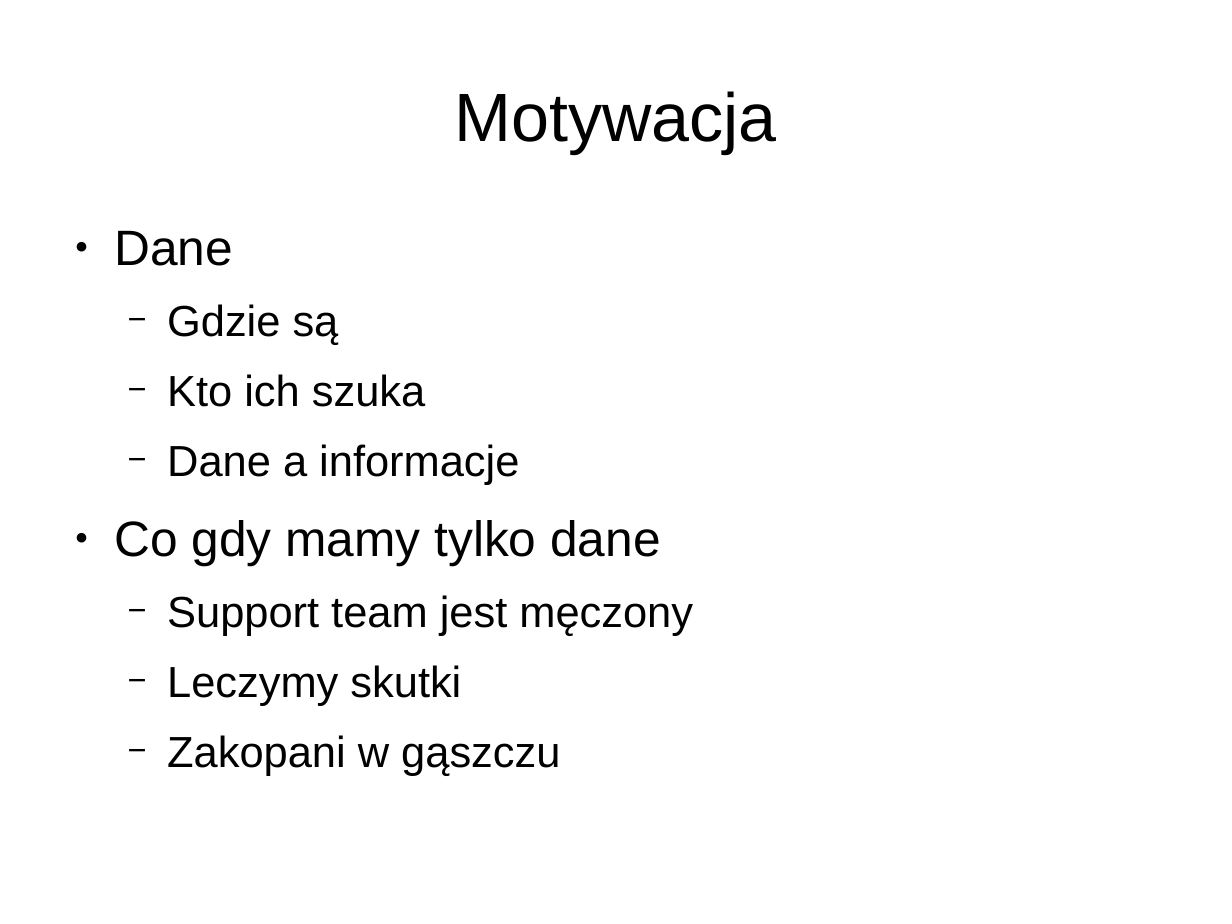
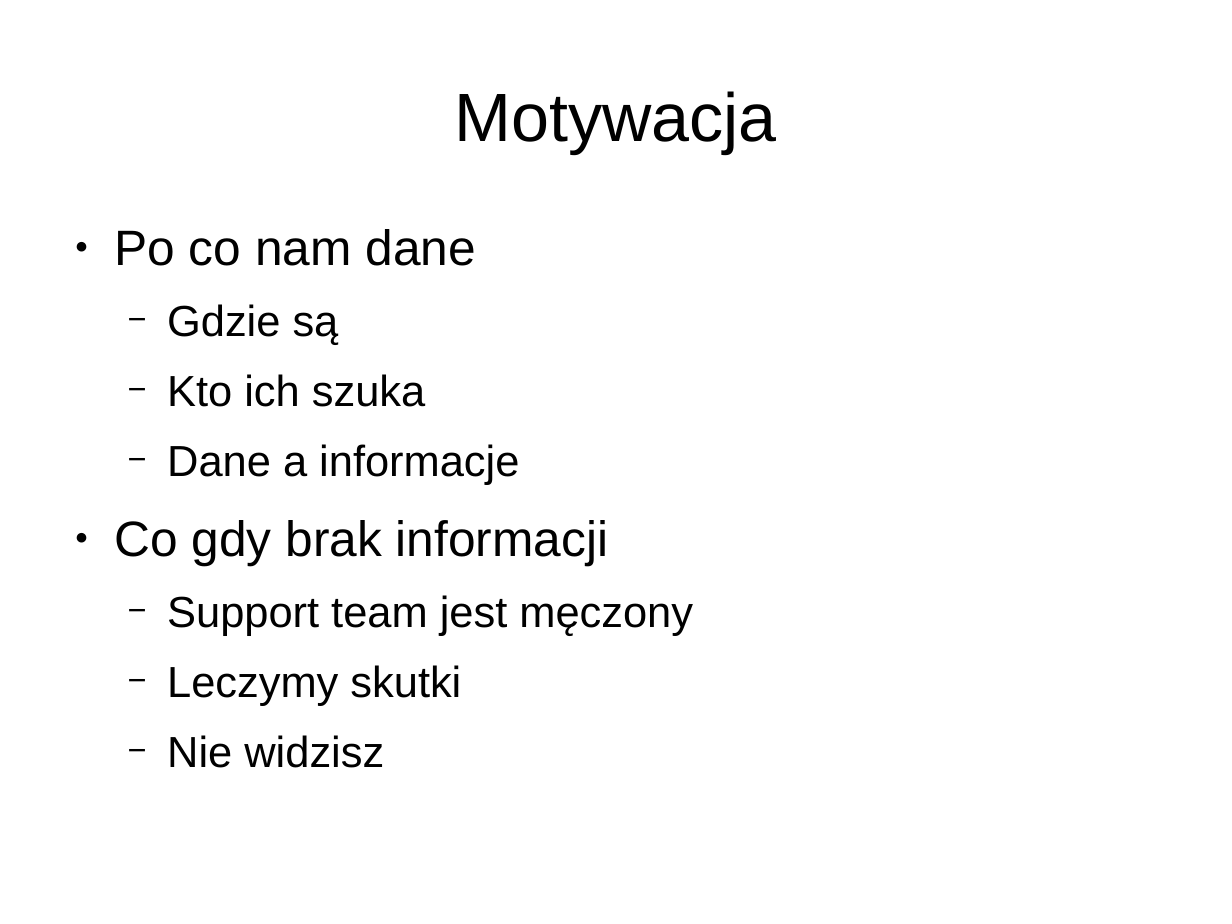
Before and after one commit to lukaszkuczynski/nieszukaj, a slide deck: slide 4 of znajduj.odp. Drawn at 1232x924 pixels with LibreOffice and Linux fonts; fonts in the diff are those of the drawing. Boxes give left, top, right and bottom in pixels: in the first picture for what was removed or moved away, otherwise in the second. Text is boxed around its words. In the diff, an @@ line names an element or a change of style, - is before the commit and + after.

```diff
--- a/znajduj.odp
+++ b/znajduj.odp
@@ text at (114, 229, 475, 266): text changed @@
-● Dane
+● Po co nam dane
@@ text at (114, 520, 608, 566): text changed @@
-● Co gdy mamy tylko dane
+● Co gdy brak informacji
@@ text at (167, 735, 384, 768): text changed @@
-  − Zakopani w gąszczu
+  − Nie widzisz
```
Also in this commit, not shown: 12 other slides changed, 4 slides added, 5 slides removed.
